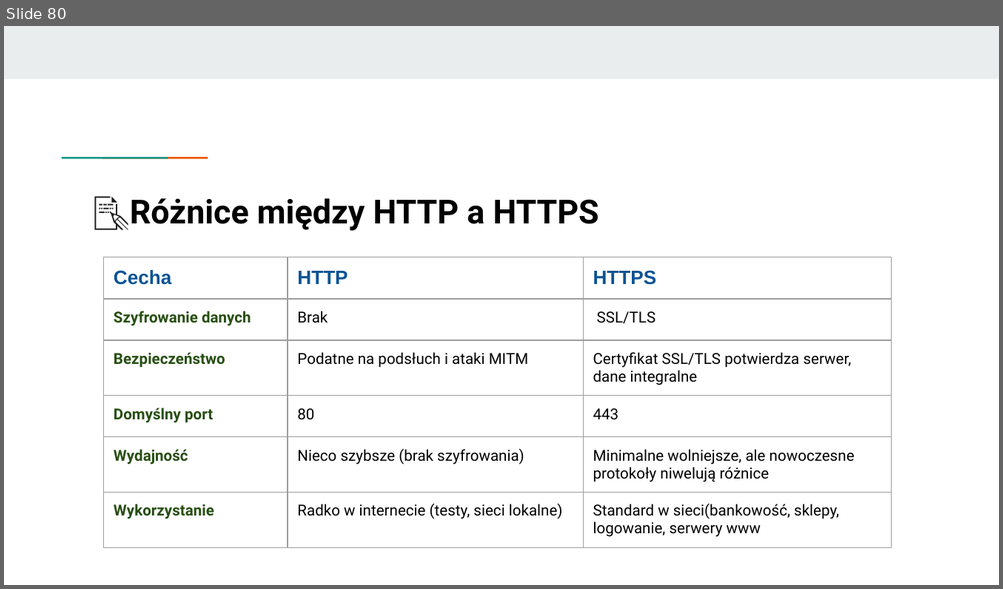
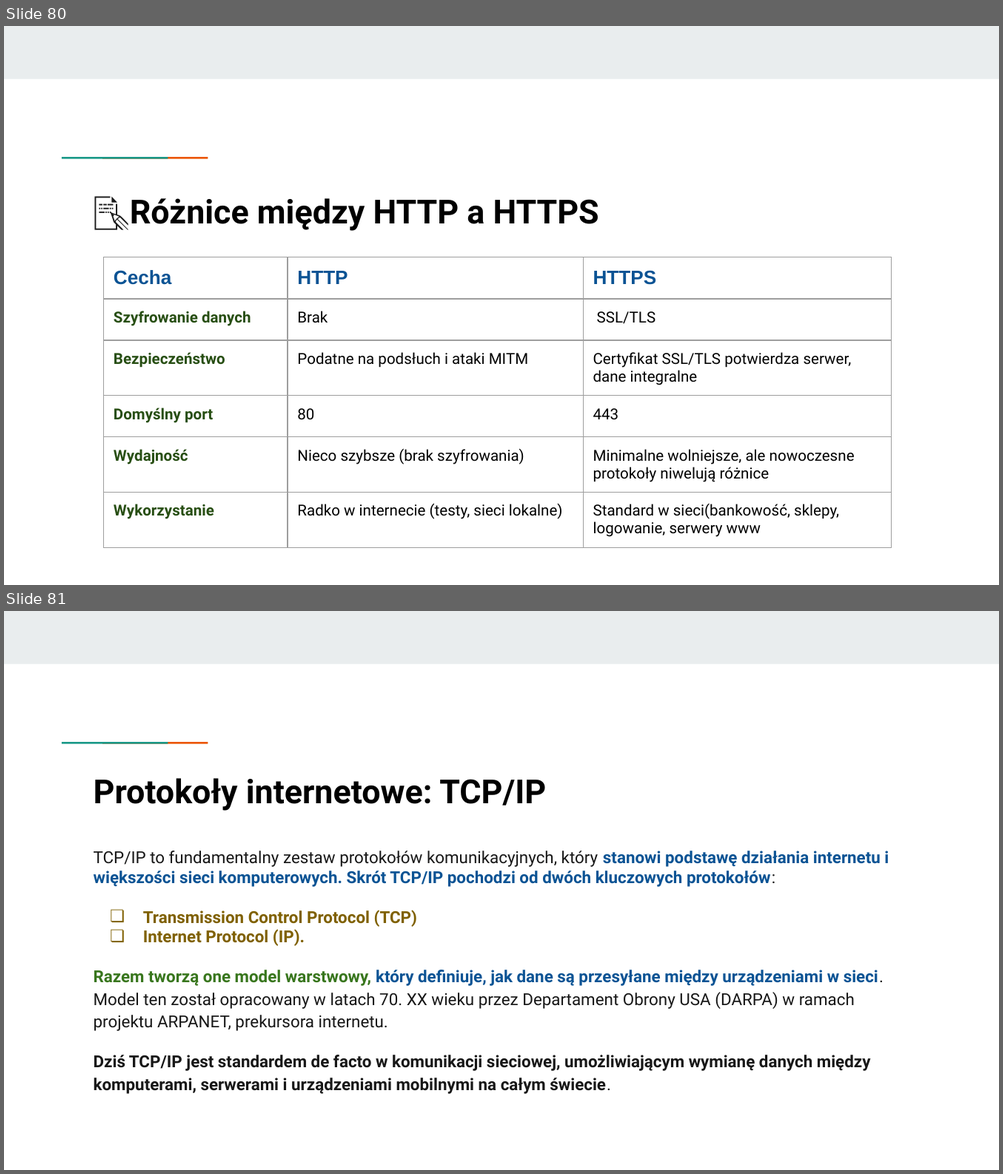
Before and after one commit to KasiaKasia/PRZEDMIOTY, a slide deck: ZASTOSOWANIE_INFORMATYKI/1A-gr_2/Zastosowanie informatyki - 1A gr. 2.pptx. Shown one above the other, each under a label of ours: slide 80 before the commit, slides 80 and 81 after it. The pictures are 1003x589 and 1003x1174 pixels, drawn with LibreOffice and Linux fonts; fonts in the diff are those of the drawing. Boxes give left, top, right and bottom in pixels: in the first picture for what was removed or moved away, otherwise in the second. Text is boxed around its words. In the diff, an @@ line names an element or a change of style, - is before the commit and + after.

```diff
--- a/ZASTOSOWANIE_INFORMATYKI/1A-gr_2/Zastosowanie informatyki - 1A gr. 2.pptx
+++ b/ZASTOSOWANIE_INFORMATYKI/1A-gr_2/Zastosowanie informatyki - 1A gr. 2.pptx
@@ slide 81 added at bbox=[4, 611, 999, 1170], background #FFFFFF; not listed: 3 template elements that a slide beside it also shows @@
@@ title added at bbox=[94, 778, 546, 811], 24 pt, text #000000, bold @@
+Protokoły internetowe: TCP/IP
@@ text added at bbox=[94, 851, 888, 1094], 12 pt, text #171717, bold @@
+TCP/IP to fundamentalny zestaw protokołów komunikacyjnych, który stanowi podstawę działania internetu i większości sieci komputerowych. Skrót TCP/IP pochodzi od dwóch kluczowych protokołów:
+❏ Transmission Control Protocol (TCP)
+❏ Internet Protocol (IP).
+Razem tworzą one model warstwowy, który definiuje, jak dane są przesyłane między urządzeniami w sieci. Model ten został opracowany w latach 70. XX wieku przez Departament Obrony USA (DARPA) w ramach projektu ARPANET, prekursora internetu.
+Dziś TCP/IP jest standardem de facto w komunikacji sieciowej, umożliwiającym wymianę danych między komputerami, serwerami i urządzeniami mobilnymi na całym świecie.
```
Also in this commit, not shown: 9 other slides added, 1 slide removed, 1 other file.
